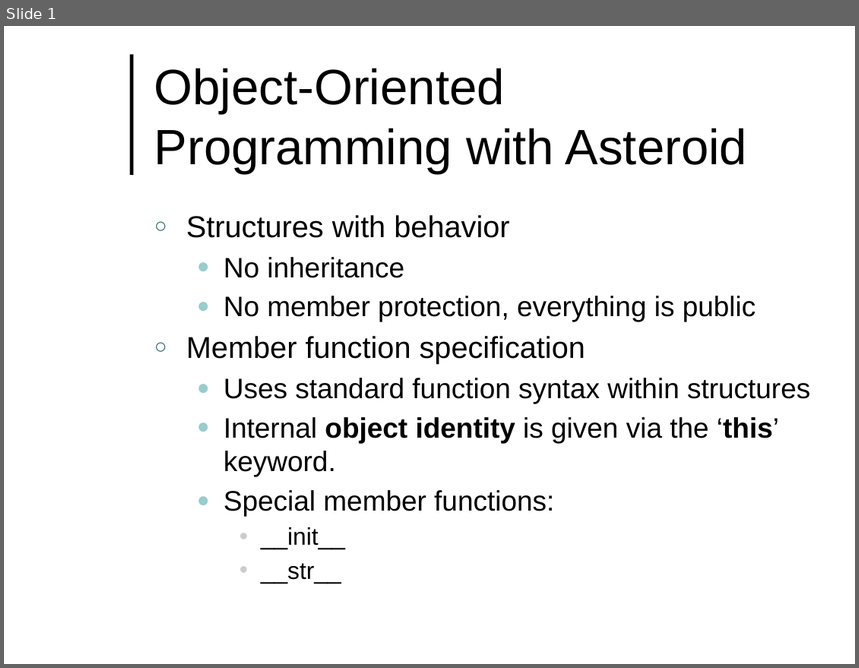
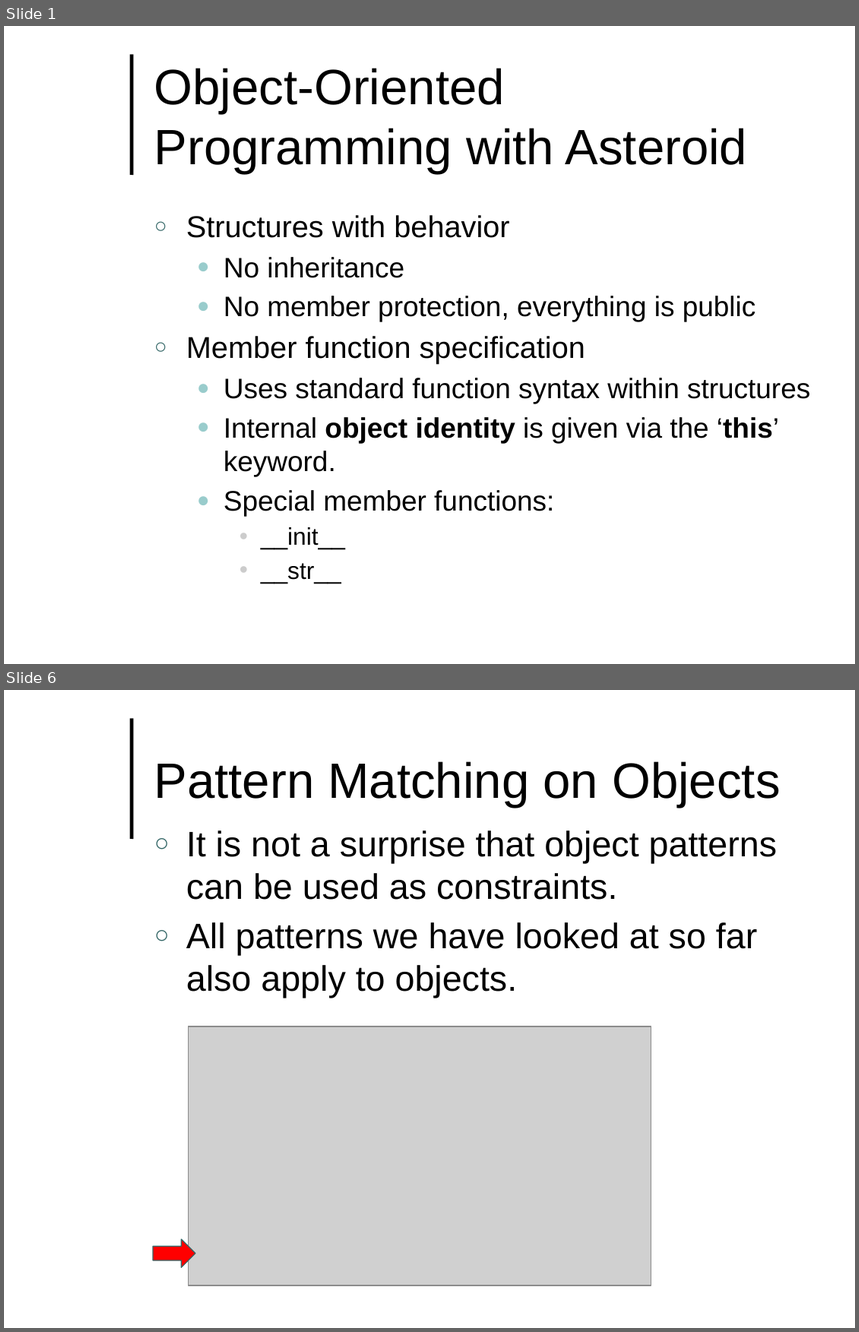
Before and after one commit to lutzhamel/CSC493, a slide deck: notes/csc493-ln009.pptx. Shown one above the other, each under a label of ours: slide 1 before the commit, slides 1 and 6 after it; the slides between them are not shown. The pictures are 859x668 and 859x1332 pixels, drawn with LibreOffice and Linux fonts; fonts in the diff are those of the drawing; grey boxes stand for pictures; background and template pictures are left out. Boxes give left, top, right and bottom in pixels: in the first picture for what was removed or moved away, otherwise in the second. Text is boxed around its words. In the diff, an @@ line names an element or a change of style, - is before the commit and + after.

```diff
--- a/notes/csc493-ln009.pptx
+++ b/notes/csc493-ln009.pptx
@@ slide 6 added at [4,690,855,1328], background #FFFFFF; not listed: 1 template element that a slide beside it also shows @@
@@ title added at [154,761,780,808], 42 pt, text #000000 @@
+Pattern Matching on Objects
@@ text added at [186,831,777,999], 30 pt, text #000000 @@
+○ It is not a surprise that object patterns can be used as constraints.
+○ All patterns we have looked at so far also apply to objects.
@@ picture added at [189,1027,652,1286] @@
@@ right arrow added at [153,1240,196,1268], fill #FF0000, outline #336666 0.75 pt @@
```
Also in this commit, not shown: 2 slides changed, 6 other slides added, 12 other files.
